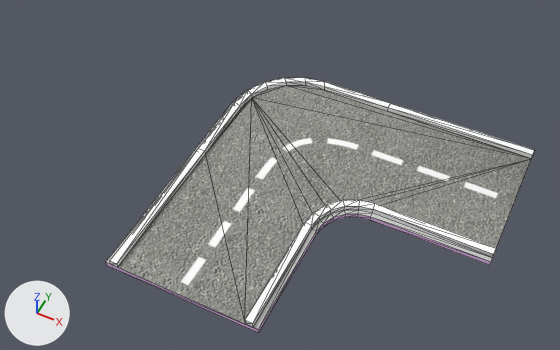
Two versions of the FBX model Assets/Project/Graphics/3D/Models/MODULAR ROADS/CORNER.fbx, one commit apart.
Camera for both pictures: a camera (50 mm lens) standing at (14.75, -22.78, 22.4) and looking at (5.67, -4.63, -0.3). Lighting does not change. The marker at lower left points along +X, +Y and +Z. Both versions are drawn at frame 1 of the action 'Take 001'; the numbers are the values there. Mesh edges are drawn as thin lines.

Script lines for the objects in view, before the commit:
```python
me_corner_ncl1_1 = bpy.data.meshes.new('Corner_ncl1_1')
me_corner_ncl1_1.from_pydata(...)  # 125 vertices, 212 faces; spans x -320.0..880.0, y -20.0..20.0, z -298.0..902.0
# faces by material slot: [16, 38, 122, 36]
me_corner_ncl1_1.materials.append(mat_mtl_corner)  # picture img_corner_png
me_corner_ncl1_1.materials.append(mat_mtl_sideroad)  # light grey #cacaca
me_corner_ncl1_1.materials.append(mat_mtl_sideroadline)  # white #ffffff
me_corner_ncl1_1.materials.append(mat_mtl_bridge2)  # purple #f6caff
ob_corner = bpy.data.objects.new('Corner', me_corner_ncl1_1)
ob_corner.location = (5.46, -2.35, 0.2)
ob_corner.rotation_euler = (1.571, 0.0, 0.0)  # degrees (90, 0, 0)
ob_corner.scale = (0.01, 0.01, 0.01)
```
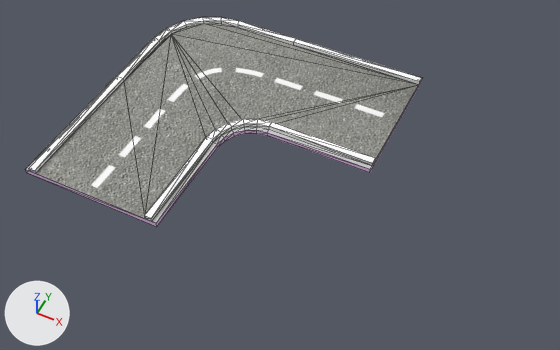
Where the change shows, as pixel boxes [x1, y1, x2, y2] in the pictures (560 x 350 px):
'Corner', moved: before [106, 77, 534, 333]; after [26, 17, 422, 227]

The change in detail:
Object 'Corner' (ob_corner) moves from (5.46, -2.35, 0.2) to (0.0, 0.0, 0.0).
